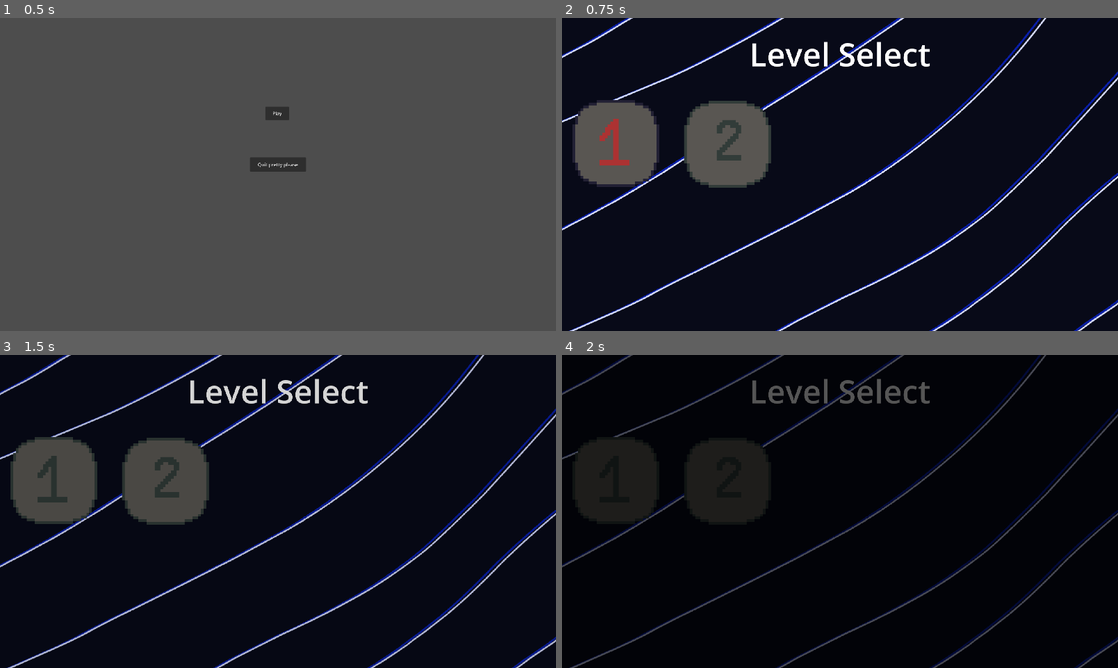
Above: before the commit, frames 1-4 (two rows, left to right).
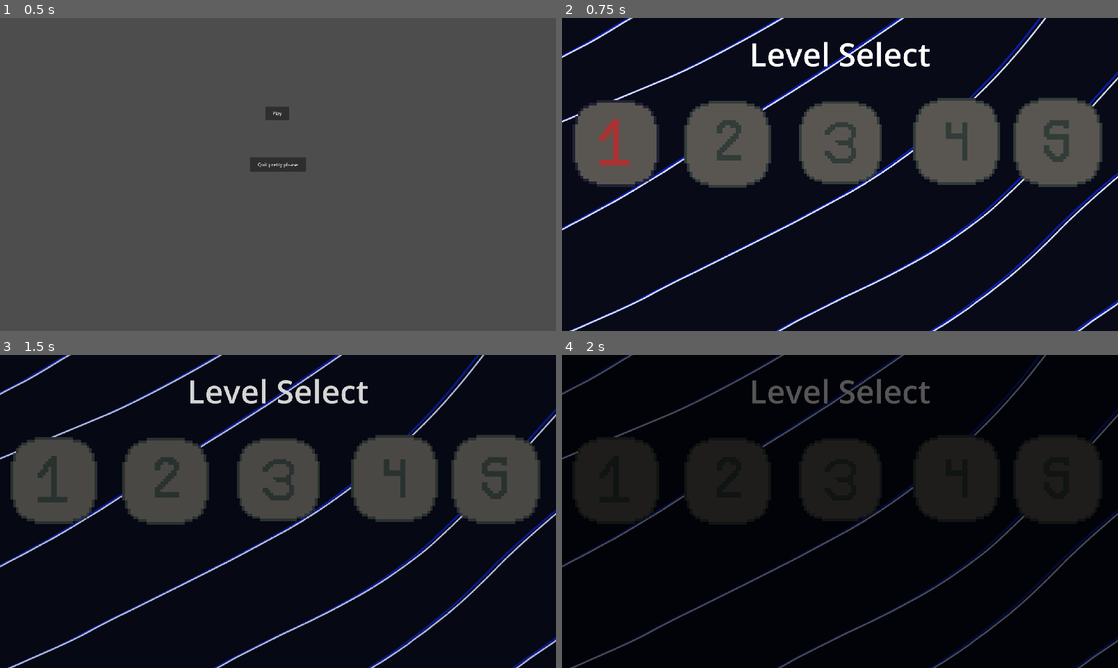
Above: after the commit, the same moments.

Repository: boredchef/bounce-back
Game: Godot game, scene res://Function Scenes (Menu, UI, etc)/Menu/menu.tscn
The game is run twice, just before and just after one commit, with the same random seed, the same clock (stepped at 60 frames per second) and the same inputs.
Inputs (mouse positions are in pixels of both pictures, inside the frame that each line leads up to):
- Up to frame 1 (0.5 s): no input
- Up to frame 2 (0.75 s): click "Play" at 0.5 s
- Up to frame 3 (1.5 s): click (55, 480) at 1.25 s
- Up to frame 4 (2 s): no input

Frame 1 is identical in both runs. In frame 2, 11% of the frame differs, in the area x 42-98%, y 25-54%; in frame 3, 11%; in frame 4, 9.3%.

Commit message:
I graduated kindergarten

Diff:
--- a/bounce-back/Function Scenes (Menu, UI, etc)/Level Selection Screen/level_select_screen.tscn
+++ b/bounce-back/Function Scenes (Menu, UI, etc)/Level Selection Screen/level_select_screen.tscn
@@ -10,6 +10,18 @@
 [ext_resource type="Texture2D" uid="uid://lpl3wftokkcm" path="res://Sprites/ButtonTWO2.png" id="8_okgxq"]
 [ext_resource type="Texture2D" uid="uid://dgoshysfgvokt" path="res://Sprites/ButtonTWO3.png" id="9_lgg8x"]
 [ext_resource type="Texture2D" uid="uid://bmlxxscla0sav" path="res://Sprites/ButtonTWO4.png" id="10_r2sij"]
+[ext_resource type="Texture2D" uid="uid://dq3tr6e4pcsmv" path="res://Sprites/ButtonTHREE1.png" id="11_wn6f5"]
+[ext_resource type="Texture2D" uid="uid://c0q21jdlyfy1g" path="res://Sprites/ButtonTHREE2.png" id="12_1f2c6"]
+[ext_resource type="Texture2D" uid="uid://dpuvughmivoaf" path="res://Sprites/ButtonTHREE3.png" id="13_de12y"]
+[ext_resource type="Texture2D" uid="uid://yy3qpui664ay" path="res://Sprites/ButtonTHREE4.png" id="14_lmfrl"]
+[ext_resource type="Texture2D" uid="uid://veeg460x0dd1" path="res://Sprites/ButtonFOUR1.png" id="15_5fas6"]
+[ext_resource type="Texture2D" uid="uid://c0nqkndvy7kd8" path="res://Sprites/ButtonFOUR2.png" id="16_hq2v2"]
+[ext_resource type="Texture2D" uid="uid://dqjds7ul5xrsx" path="res://Sprites/ButtonFOUR3.png" id="17_wo31p"]
+[ext_resource type="Texture2D" uid="uid://cl5x8kqp3wlj3" path="res://Sprites/ButtonFOUR4.png" id="18_mir3q"]
+[ext_resource type="Texture2D" uid="uid://dt1uxndt1fqmb" path="res://Sprites/ButtonFIVE1.png" id="19_uqiul"]
+[ext_resource type="Texture2D" uid="uid://d2aobjykyulhe" path="res://Sprites/ButtonFIVE2.png" id="20_byqu3"]
+[ext_resource type="Texture2D" uid="uid://byvydlrk71kji" path="res://Sprites/ButtonFIVE3.png" id="21_l507i"]
+[ext_resource type="Texture2D" uid="uid://dqrs8pi0u6dcu" path="res://Sprites/ButtonFIVE4.png" id="22_wua8p"]
 
 [node name="Level Select Screen" type="Node2D" unique_id=813011193]
 script = ExtResource("1_qf6n0")
@@ -41,22 +53,37 @@
 stretch_mode = 4
 
 [node name="Level 3" type="TextureButton" parent="." unique_id=722348251]
-offset_left = 107.0
-offset_top = 12.0
-offset_right = 147.0
-offset_bottom = 52.0
+offset_left = 818.0
+offset_top = 287.0
+offset_right = 1105.0
+offset_bottom = 574.0
+texture_normal = ExtResource("11_wn6f5")
+texture_pressed = ExtResource("12_1f2c6")
+texture_hover = ExtResource("13_de12y")
+texture_disabled = ExtResource("14_lmfrl")
+stretch_mode = 4
 
 [node name="Level 4" type="TextureButton" parent="." unique_id=1784953788]
-offset_left = 199.0
-offset_top = 18.0
-offset_right = 239.0
-offset_bottom = 58.0
+offset_left = 1213.0
+offset_top = 276.0
+offset_right = 1513.0
+offset_bottom = 576.0
+texture_normal = ExtResource("15_5fas6")
+texture_pressed = ExtResource("16_hq2v2")
+texture_hover = ExtResource("17_wo31p")
+texture_disabled = ExtResource("18_mir3q")
+stretch_mode = 4
 
 [node name="Level 5" type="TextureButton" parent="." unique_id=511890111]
-offset_left = 446.0
-offset_top = 26.0
-offset_right = 486.0
-offset_bottom = 66.0
+offset_left = 1558.0
+offset_top = 275.0
+offset_right = 1866.0
+offset_bottom = 583.0
+texture_normal = ExtResource("19_uqiul")
+texture_pressed = ExtResource("20_byqu3")
+texture_hover = ExtResource("21_l507i")
+texture_disabled = ExtResource("22_wua8p")
+stretch_mode = 4
 
 [node name="Label" type="Label" parent="." unique_id=2022924737]
 offset_left = 1.0
Binary file added: bounce-back/Sprites/ButtonFIVE1.png
Not shown, added: bounce-back/Sprites/ButtonFIVE1.png.import
Binary file added: bounce-back/Sprites/ButtonFIVE2.png
Not shown, added: bounce-back/Sprites/ButtonFIVE2.png.import
Binary file added: bounce-back/Sprites/ButtonFIVE3.png
Not shown, added: bounce-back/Sprites/ButtonFIVE3.png.import
Binary file added: bounce-back/Sprites/ButtonFIVE4.png
Not shown, added: bounce-back/Sprites/ButtonFIVE4.png.import
Binary file added: bounce-back/Sprites/ButtonFOUR1.png
Not shown, added: bounce-back/Sprites/ButtonFOUR1.png.import
Binary file added: bounce-back/Sprites/ButtonFOUR2.png
Not shown, added: bounce-back/Sprites/ButtonFOUR2.png.import
(and 12 more such lines)
